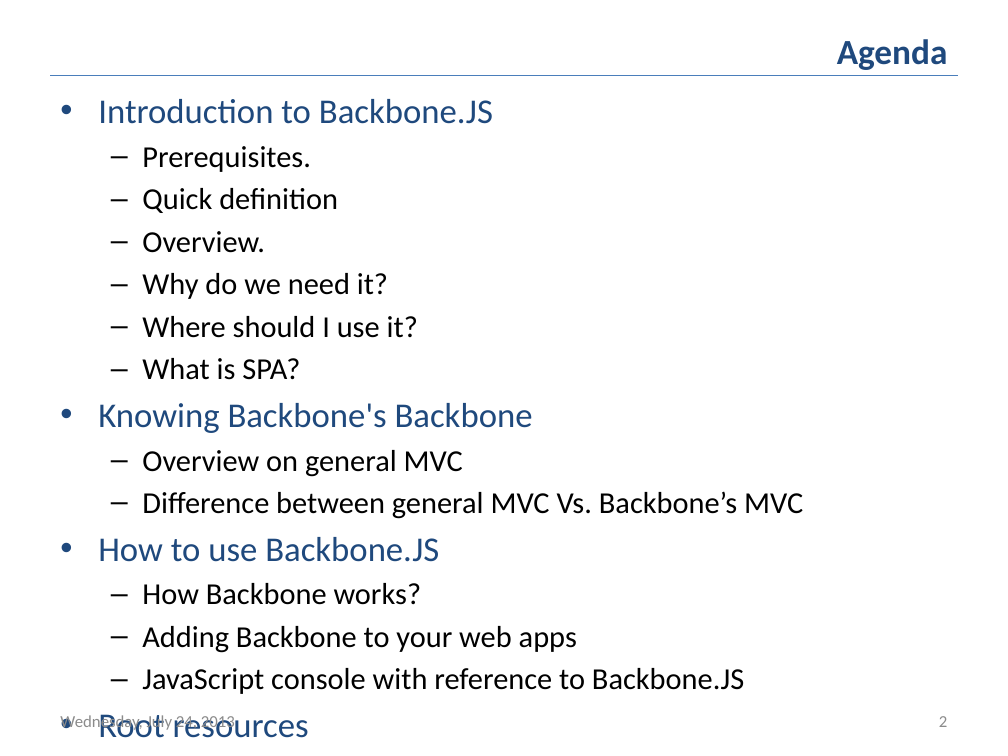
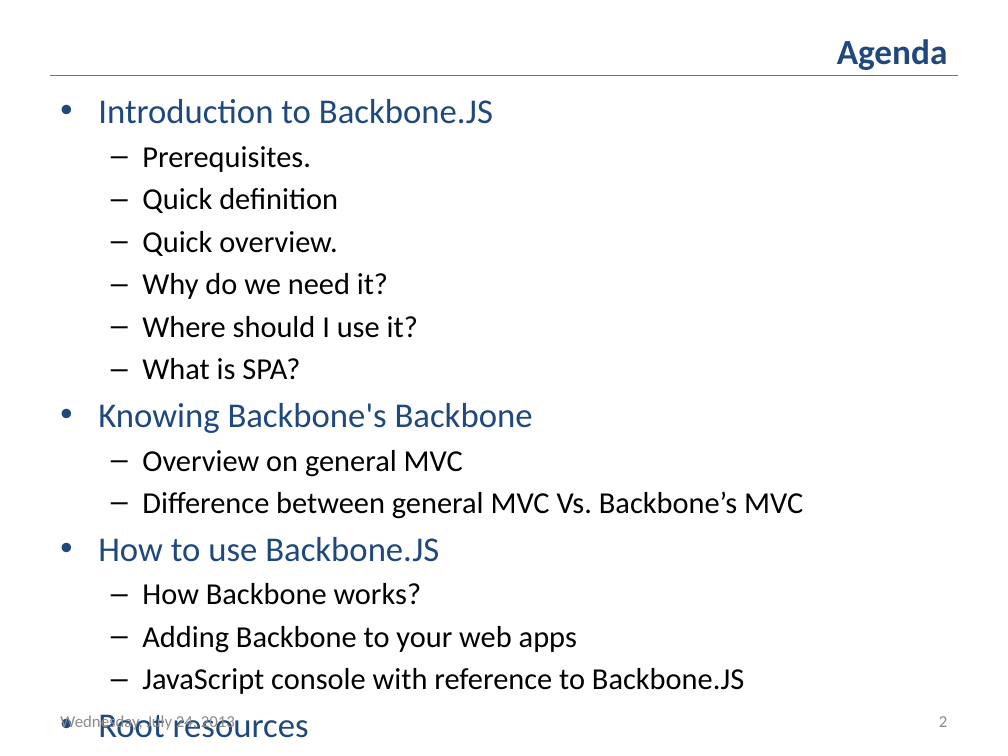
Before and after one commit to hegdeashwin/Backbone, a slide deck: slide 2 of Training-Session-1/Slides/Training-Session-1.ppsx. Drawn at 1008x756 pixels with LibreOffice and Linux fonts; fonts in the diff are those of the drawing. Boxes give left, top, right and bottom in pixels: in the first picture for what was removed or moved away, otherwise in the second. Text is boxed around its words. In the diff, an @@ line names an element or a change of style, - is before the commit and + after.

```diff
--- a/Training-Session-1/Slides/Training-Session-1.ppsx
+++ b/Training-Session-1/Slides/Training-Session-1.ppsx
@@ text at [142,231,337,256]: text changed @@
-  – Overview.
+  – Quick overview.
```
